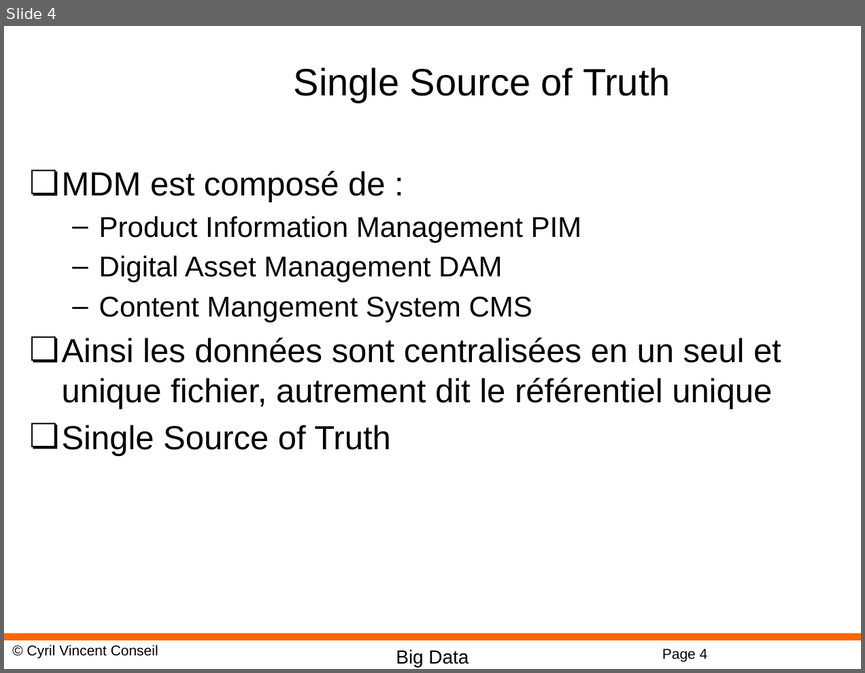
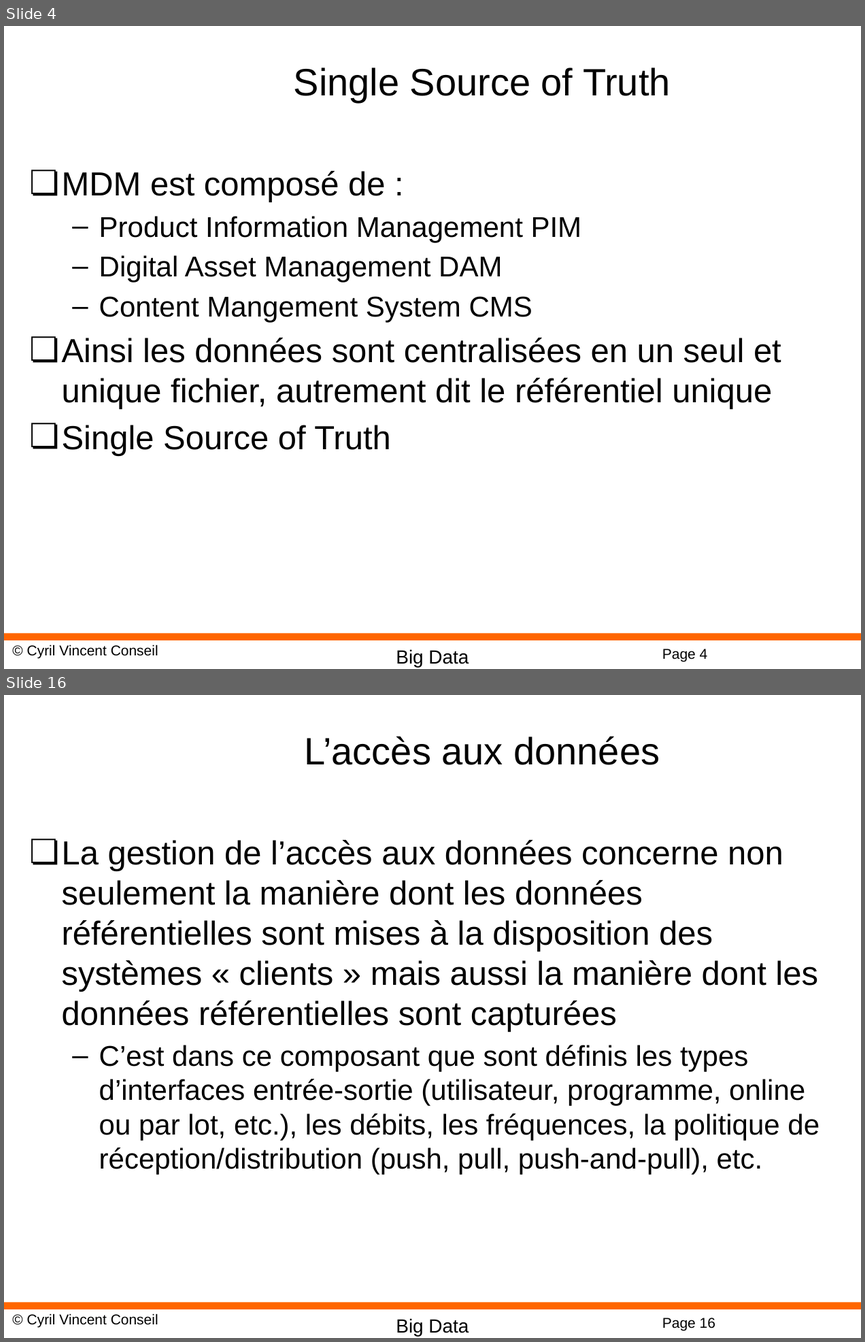
Before and after one commit to cyrilvincent/mdm, a slide deck: MDM03-MDM.pptx. Shown one above the other, each under a label of ours: slide 4 before the commit, slides 4 and 16 after it; the slides between them are not shown. The pictures are 865x673 and 865x1342 pixels, drawn with LibreOffice and Linux fonts; fonts in the diff are those of the drawing; background and template pictures are left out. Boxes give left, top, right and bottom in pixels: in the first picture for what was removed or moved away, otherwise in the second. Text is boxed around its words. In the diff, an @@ line names an element or a change of style, - is before the commit and + after.

```diff
--- a/MDM03-MDM.pptx
+++ b/MDM03-MDM.pptx
@@ slide 16 added at (4, 695, 861, 1338), background #FFFFFF; not listed: 4 template elements that a slide beside it also shows @@
@@ title added at (304, 736, 660, 765), 32 pt, text #000000 @@
+L’accès aux données
@@ text added at (62, 840, 819, 1174), 24 pt, text #000000 @@
+❏ La gestion de l’accès aux données concerne non seulement la manière dont les données référentielles sont mises à la disposition des systèmes « clients » mais aussi la manière dont les données référentielles sont capturées
+  – C’est dans ce composant que sont définis les types d’interfaces entrée-sortie (utilisateur, programme, online ou par lot, etc.), les débits, les fréquences, la politique de réception/distribution (push, pull, push-and-pull), etc.
```
Also in this commit, not shown: 13 other slides added, 1 slide removed, 15 other files.
